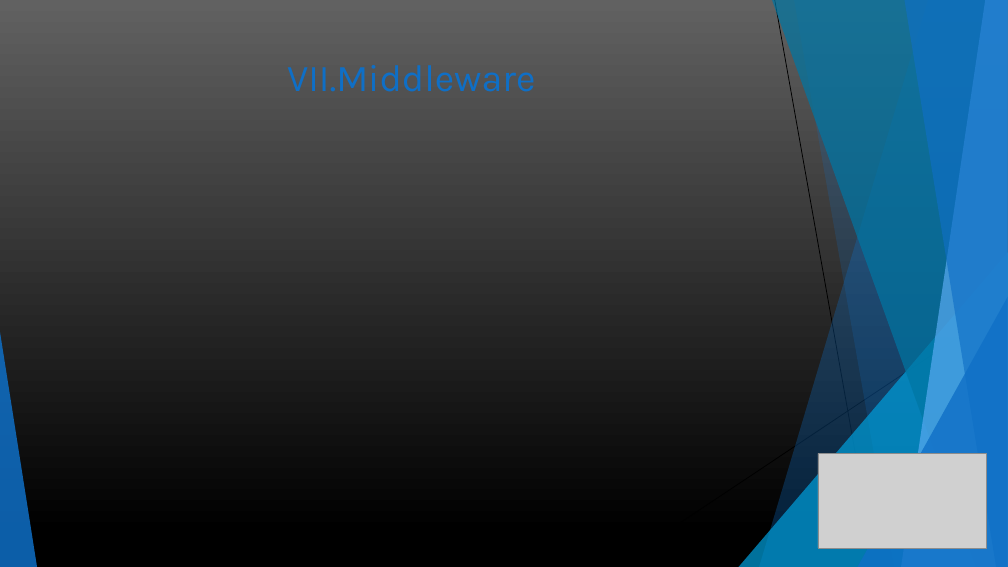
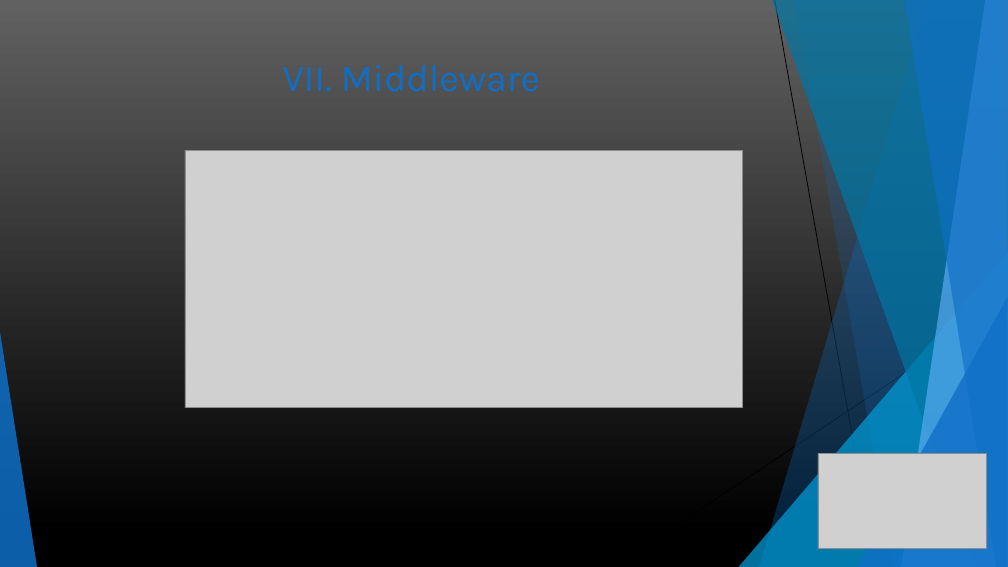
Before and after one commit to guillaumew74/WebProject, a slide deck: slide 9 of ressources/diapo projet.pptx. Drawn at 1008x567 pixels with LibreOffice and Linux fonts; fonts in the diff are those of the drawing; grey boxes stand for pictures. Boxes give left, top, right and bottom in pixels: in the first picture for what was removed or moved away, otherwise in the second. Text is boxed around its words. In the diff, an @@ line names an element or a change of style, - is before the commit and + after.

```diff
--- a/ressources/diapo projet.pptx
+++ b/ressources/diapo projet.pptx
@@ title at box(283, 65, 540, 92): spaces changed @@
-VII.Middleware
+VII. Middleware
@@ picture added at box(185, 150, 743, 408) @@
```
Also in this commit, not shown: 5 other slides changed.
